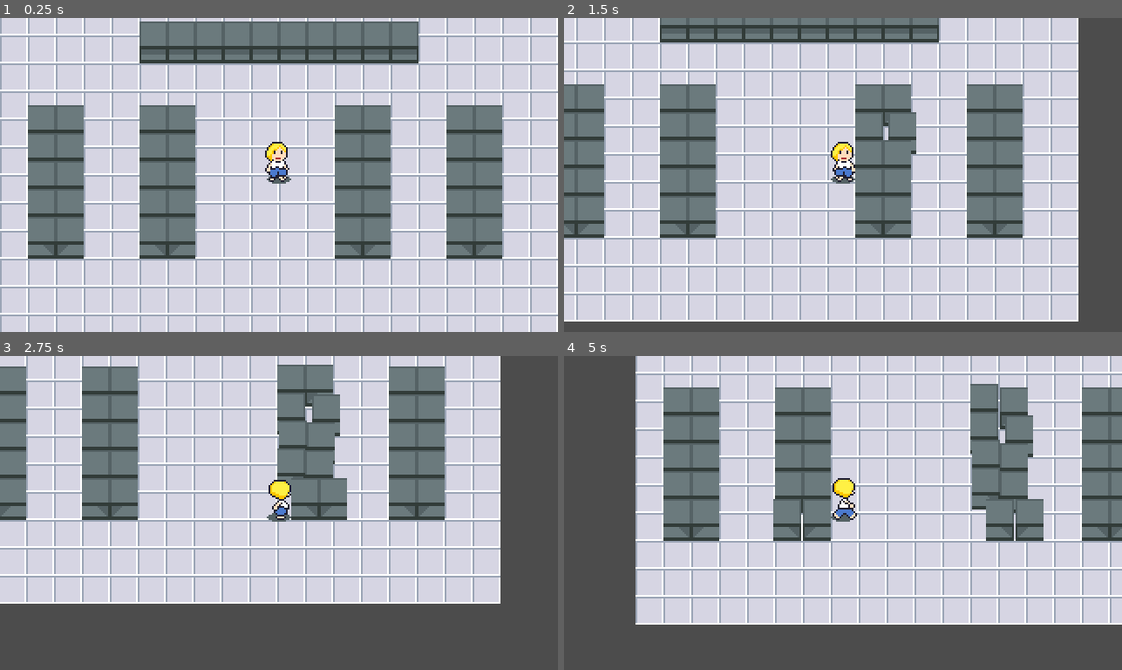
Above: before the commit, frames 1-4 (two rows, left to right).
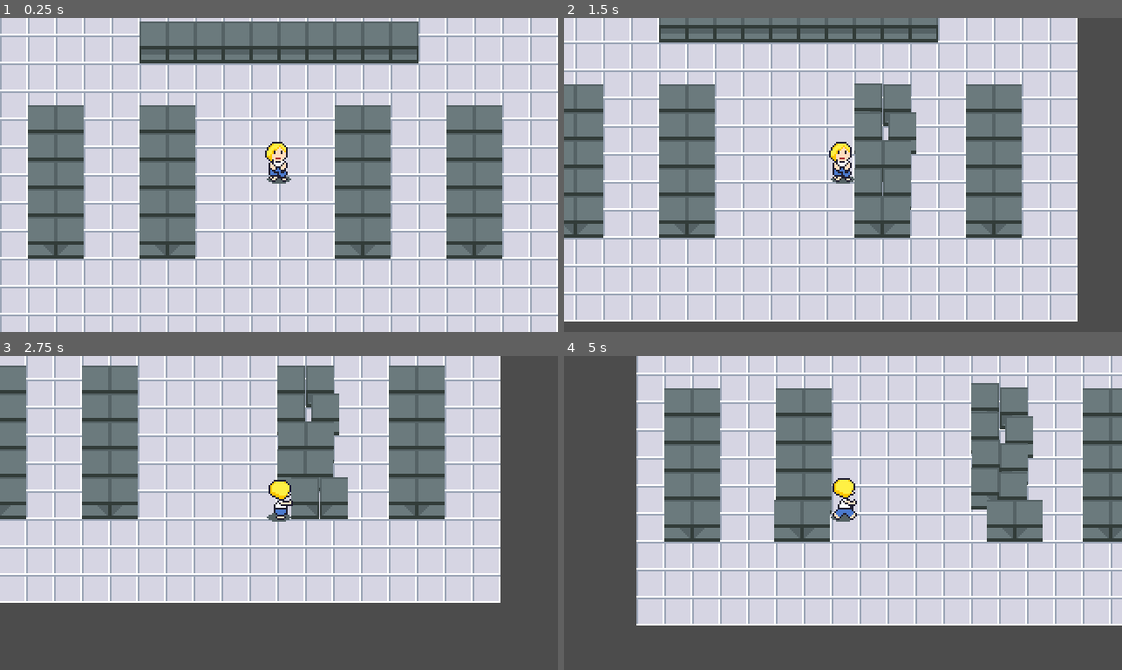
Above: after the commit, the same moments.

Repository: martindzejky/the-last-toilet-paper
Game: Godot game, scene res://scenes/main.tscn
Two runs of this game, one before a commit and one after it. Both use one fixed random seed, a clock stepped at 60 frames per second and the inputs below.
Inputs:
- Up to frame 1 (0.25 s): no input
- Up to frame 2 (1.5 s): tap Enter at 0.5 s; hold D (move_right) 0.53-1.28 s; hold S (move_down) from 1.28 s (still down)
- Up to frame 3 (2.75 s): release S (move_down) at 2.03 s; hold D (move_right) from 2.03 s (still down)
- Up to frame 4 (5 s): release D (move_right) at 2.78 s; hold W (move_up) 2.78-3.53 s; hold A (move_left) from 3.53 s (still down)

The runs differ from the first frame. In frame 1, 0.1% of the frame differs, in the area x 47-52%, y 45-53%; in frame 2, 6.3%; in frame 3, 6.0%; in frame 4, 11%, in the area x 12-100%, y 0-86%.

Commit message:
push animations

Diff:
--- a/animation/karen.tres
+++ b/animation/karen.tres
@@ -11,14 +11,6 @@
 atlas = ExtResource( 1 )
 region = Rect2( 80, 0, 16, 24 )
 
-[sub_resource type="AtlasTexture" id=3]
-atlas = ExtResource( 2 )
-region = Rect2( 32, 48, 16, 24 )
-
-[sub_resource type="AtlasTexture" id=4]
-atlas = ExtResource( 2 )
-region = Rect2( 48, 48, 16, 24 )
-
 [sub_resource type="AtlasTexture" id=5]
 atlas = ExtResource( 2 )
 region = Rect2( 64, 24, 16, 24 )
@@ -26,14 +18,6 @@
 [sub_resource type="AtlasTexture" id=6]
 atlas = ExtResource( 2 )
 region = Rect2( 80, 24, 16, 24 )
-
-[sub_resource type="AtlasTexture" id=7]
-atlas = ExtResource( 2 )
-region = Rect2( 0, 48, 16, 24 )
-
-[sub_resource type="AtlasTexture" id=8]
-atlas = ExtResource( 2 )
-region = Rect2( 16, 48, 16, 24 )
 
 [sub_resource type="AtlasTexture" id=9]
 atlas = ExtResource( 2 )
@@ -75,6 +59,22 @@
 atlas = ExtResource( 1 )
 region = Rect2( 48, 0, 16, 24 )
 
+[sub_resource type="AtlasTexture" id=3]
+atlas = ExtResource( 2 )
+region = Rect2( 32, 48, 16, 24 )
+
+[sub_resource type="AtlasTexture" id=4]
+atlas = ExtResource( 2 )
+region = Rect2( 48, 48, 16, 24 )
+
+[sub_resource type="AtlasTexture" id=7]
+atlas = ExtResource( 2 )
+region = Rect2( 0, 48, 16, 24 )
+
+[sub_resource type="AtlasTexture" id=8]
+atlas = ExtResource( 2 )
+region = Rect2( 16, 48, 16, 24 )
+
 [resource]
 animations = [ {
 "frames": [ SubResource( 1 ), SubResource( 2 ) ],
@@ -82,19 +82,9 @@
 "name": "search",
 "speed": 5.0
 }, {
-"frames": [ SubResource( 3 ), SubResource( 4 ) ],
-"loop": true,
-"name": "push_top",
-"speed": 5.0
-}, {
 "frames": [ SubResource( 5 ), SubResource( 6 ) ],
 "loop": true,
 "name": "push_right",
-"speed": 5.0
-}, {
-"frames": [ SubResource( 7 ), SubResource( 8 ) ],
-"loop": true,
-"name": "push_bottom",
 "speed": 5.0
 }, {
 "frames": [ SubResource( 9 ), SubResource( 10 ) ],
@@ -121,4 +111,14 @@
 "loop": true,
 "name": "run_left",
 "speed": 5.0
+}, {
+"frames": [ SubResource( 3 ), SubResource( 4 ) ],
+"loop": true,
+"name": "push_up",
+"speed": 5.0
+}, {
+"frames": [ SubResource( 7 ), SubResource( 8 ) ],
+"loop": true,
+"name": "push_down",
+"speed": 5.0
 } ]
--- a/objects/player.tscn
+++ b/objects/player.tscn
@@ -26,8 +26,7 @@
 [node name="sprite" type="AnimatedSprite" parent="."]
 position = Vector2( 0, -8 )
 frames = ExtResource( 3 )
-animation = "run_down"
-frame = 1
+animation = "push_down"
 script = ExtResource( 1 )
 
 [node name="shadow" type="Sprite" parent="."]
--- a/project.godot
+++ b/project.godot
@@ -31,7 +31,7 @@
 window/size/height=180
 window/size/test_width=1280
 window/size/test_height=720
-window/stretch/mode="viewport"
+window/stretch/mode="2d"
 window/stretch/aspect="expand"
 
 [importer_defaults]
--- a/scripts/base/kinematic_body_with_velocity.gd
+++ b/scripts/base/kinematic_body_with_velocity.gd
@@ -5,10 +5,12 @@
 # Also handles pushing things.
 
 export var canBePushed = false
+var wasPushingLastFrame = false
 var velocity = Vector2.ZERO
 
 
 func _physics_process(delta):
+    wasPushingLastFrame = false
     moveAndPush(self, velocity * delta)
     velocity = Vector2.ZERO
 
@@ -28,6 +30,8 @@
         # exit early if the other object cannot be pushed
         if !('canBePushed' in collider) or !collider.canBePushed:
             return
+
+        body.wasPushingLastFrame = true
 
         var dir = Vector2.ZERO
         var dirFromBodyToCollider = collider.global_position - global_position
--- a/scripts/walking.gd
+++ b/scripts/walking.gd
@@ -1,15 +1,21 @@
 extends AnimatedSprite
 
 var previousPosition = Vector2.ZERO
+var body
 
 func _ready():
-    previousPosition = global_position
+    body = get_parent()
+    previousPosition = body.global_position
 
 
 func _process(_delta):
-    var positionDelta = global_position - previousPosition
+    # are we running or pushing?
+    var pushing = 'wasPushingLastFrame' in body and body.wasPushingLastFrame
+    var animName = 'push' if pushing else 'run'
 
-    if positionDelta.length() < 0.001:
+    var positionDelta = body.global_position - previousPosition
+
+    if positionDelta.length() < 0.0001:
         playing = false
         return
 
@@ -17,18 +23,21 @@
 
     # get the vector's angle (in RADIANS!) and use it to set the correct animation
     var angle = positionDelta.angle() + 2*PI
+    var animation
 
     # the + 0.1 is there to better handle "perfect" diagonal movement
     if angle < PI*5/4 + 0.05:
-        play('run_left')
+        animation = (animName+'_left')
     elif angle < PI*7/4 + 0.05:
-        play('run_up')
+        animation = (animName+'_up')
     elif angle < PI*9/4 + 0.05:
-        play('run_right')
+        animation = (animName+'_right')
     elif angle < PI*11/4 + 0.05:
-        play('run_down')
+        animation = (animName+'_down')
     else:
-        play('run_left')
+        animation = (animName+'_left')
+
+    play(animation)
 
     # update the previous position
-    previousPosition = global_position
+    previousPosition = body.global_position
